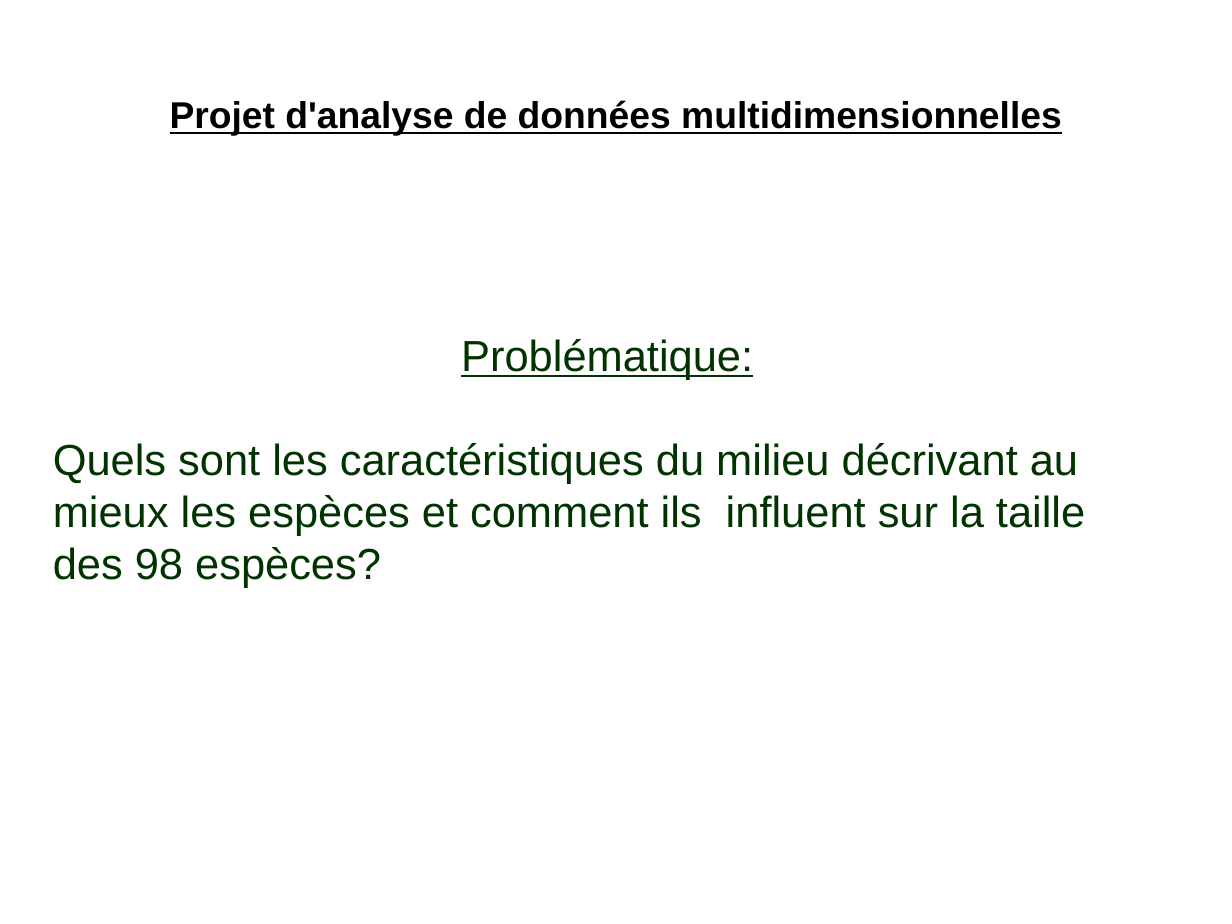
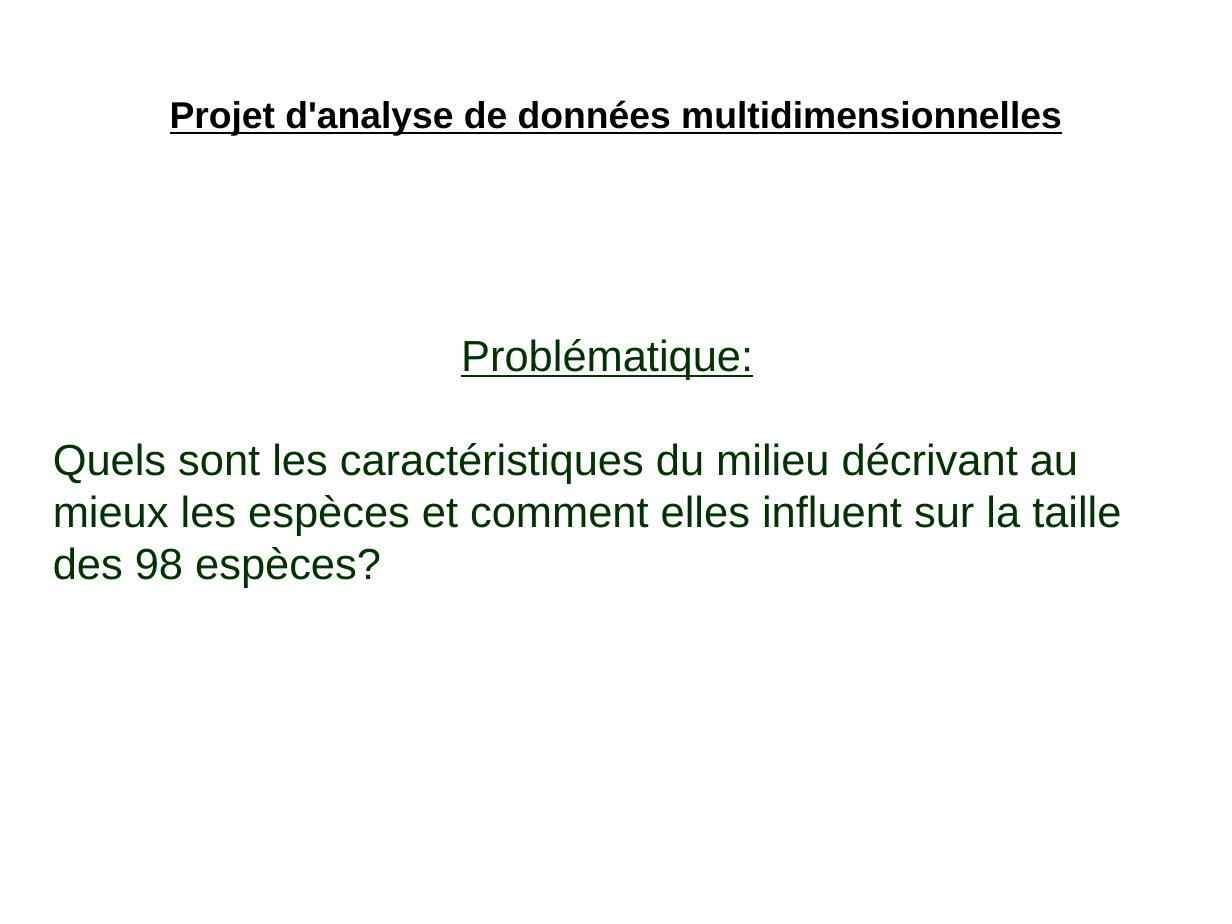
Before and after one commit to MaxChaza/MABS, a slide deck: slide 1 of Analyse_Multivariée/projetAM/Powerpoint_ADM.odp. Drawn at 1232x924 pixels with LibreOffice and Linux fonts; fonts in the diff are those of the drawing; background and template pictures are left out. Boxes give left, top, right and bottom in pixels: in the first picture for what was removed or moved away, otherwise in the second. Text is boxed around its words. In the diff, an @@ line names an element or a change of style, - is before the commit and + after.

```diff
--- a/Analyse_Multivariée/projetAM/Powerpoint_ADM.odp
+++ b/Analyse_Multivariée/projetAM/Powerpoint_ADM.odp
@@ subtitle at (x1=53, y1=443, x2=1121, y2=588): text changed @@
-Quels sont les caractéristiques du milieu décrivant au mieux les espèces et comment ils influent sur la taille des 98 espèces?
+Quels sont les caractéristiques du milieu décrivant au mieux les espèces et comment elles influent sur la taille des 98 espèces?
```
Also in this commit, not shown: 6 other slides changed, 18 other files.
